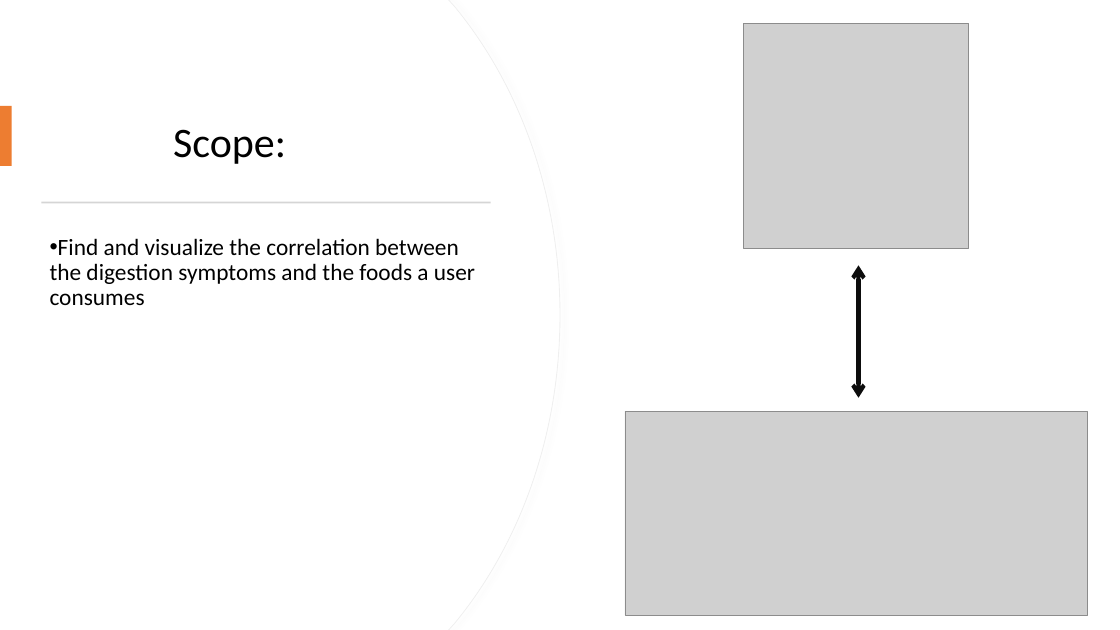
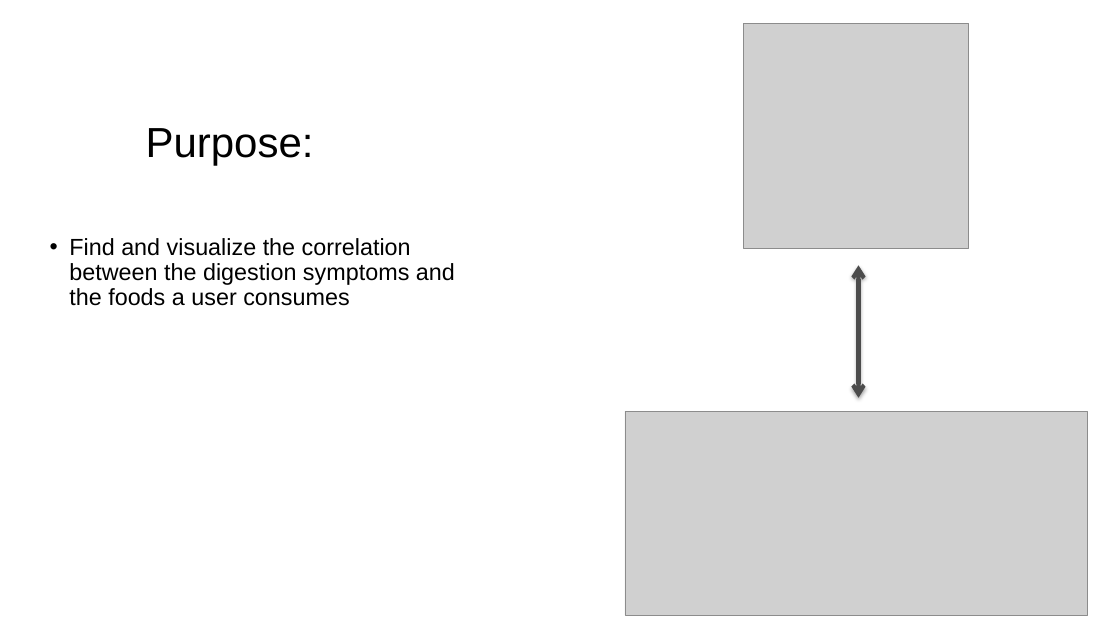
Before and after one commit to Ciuse/Bealthy_app, a slide deck: slide 2 of Presentazione/Presentazione Bealthy.pptx. Drawn at 1120x630 pixels with LibreOffice and Linux fonts; fonts in the diff are those of the drawing; grey boxes stand for pictures. Boxes give left, top, right and bottom in pixels: in the first picture for what was removed or moved away, otherwise in the second. Text is boxed around its words. In the diff, an @@ line names an element or a change of style, - is before the commit and + after.

```diff
--- a/Presentazione/Presentazione Bealthy.pptx
+++ b/Presentazione/Presentazione Bealthy.pptx
@@ freeform shape removed at bbox=[0, 0, 560, 630] @@
@@ freeform shape removed at bbox=[0, 0, 560, 630] @@
@@ rectangle removed at bbox=[0, 106, 12, 166] @@
@@ text at bbox=[146, 128, 314, 166]: text changed; font Calibri to Arial @@
-Scope:
+Purpose:
@@ rectangle removed at bbox=[41, 202, 491, 203] @@
@@ text "Find and visualize the correlation ..." at bbox=[69, 238, 455, 306]: font Calibri to Arial @@
@@ double arrow (859, 398) - (859, 266): stroke #0D0D0D 3.5 pt to #4C4C4C 3.5 pt @@
```
Also in this commit, not shown: 7 other slides changed, 2 slides added, 1 slide removed, 18 other files.
